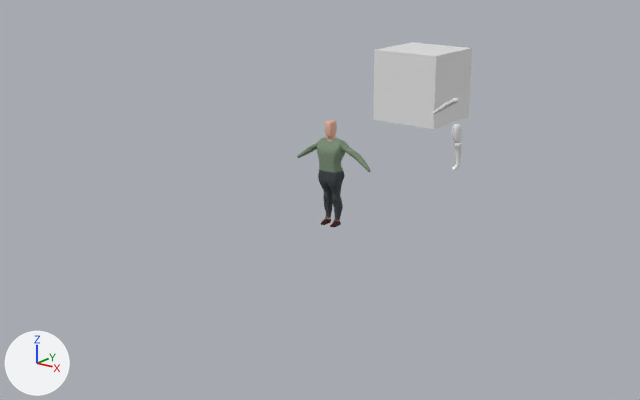
Before and after pictures for a commit that changed the Blender file Blender files/character.blend.
Both versions are drawn from a 50 mm camera at (9.66, -12.99, 5.59) aimed at (-1.43, 1.49, -0.18). Lighting does not change. The marker at lower left points along +X, +Y and +Z. Both versions are drawn at the pose saved in each file; the numbers are the values there.

The older version as bpy lines, for what is in view:
```python
me_cube = bpy.data.meshes.new('Cube')
me_cube.from_pydata(...)  # a box spanning x -1.0..1.0, y -1.0..1.0, z -1.0..1.0
me_cube_001 = bpy.data.meshes.new('Cube.001')
me_cube_001.from_pydata(...)  # 2525 vertices, 2522 faces, 2 loose edges; spans x -1.22..1.22, y -0.2..0.14, z -1.28..0.76
me_cube_001.polygons.foreach_set('use_smooth', [True] * 2522)
me_cube_001.materials.append(mat_character)
ob_cube_001 = bpy.data.objects.new('Cube.001', me_cube)
ob_cube_001.location = (-3.37, 8.84, 1.09)
ob_torso = bpy.data.objects.new('torso', me_cube_001)
ob_torso.location = (0.0, 0.0, 1.27)
ob_torso.scale = (0.693, 1.0, 1.0)
```
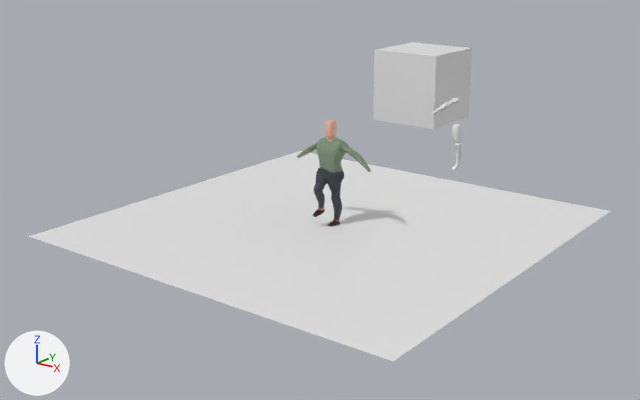
Edits to the bpy script that builds the scene:
```text
Change me_cube_001:
    used by ob_torso; location = (0.0, 0.0, 1.27); scale = (0.693, 1.0, 1.0)
    remove me_cube_001.from_pydata(...)  # 2525 vertices, 2522 faces, 2 loose edges; spans x -1.22..1.22, y -0.2..0.14, z -1.28..0.76
    add me_cube_001.from_pydata(...)  # 2525 vertices, 2522 faces, 2 loose edges; spans x -1.22..1.22, y -0.46..0.14, z -1.28..0.76
    me_cube_001 part 1: 1138 of 2525 vertices moved; they spanned x -0.33..0.33, y -0.18..0.12, z -1.28..-0.05 and now span x -0.31..0.35, y -0.46..0.12, z -1.28..-0.05; mean shift (0.01, -0.12, 0.1); largest move (-0.11, 0.1, -0.78) -> (-0.01, -0.29, -0.54)
Add me_plane:
    me_plane.from_pydata([(-4.0, -4.0, 0.0), (4.0, -4.0, 0.0), (-4.0, 4.0, 0.0), (4.0, 4.0, 0.0)], [], [(0, 1, 3, 2)])
Add ob_plane:
    ob_plane = bpy.data.objects.new('Plane', me_plane)
    ob_plane.location = (0.0, 0.0, 0.0)
```

What differs and where, as boxes [x1, y1, x2, y2] in the pictures (640 x 400 px; the box of a moved part takes in the faces that stretch with it):
'Plane', added
    after: [29, 151, 611, 361]
'torso', reshaped
    before: [297, 120, 371, 227]
    after: [297, 120, 371, 226]
part 1 of me_cube_001, moved or reshaped
    before: [318, 160, 345, 227]
    after: [313, 160, 344, 226]
